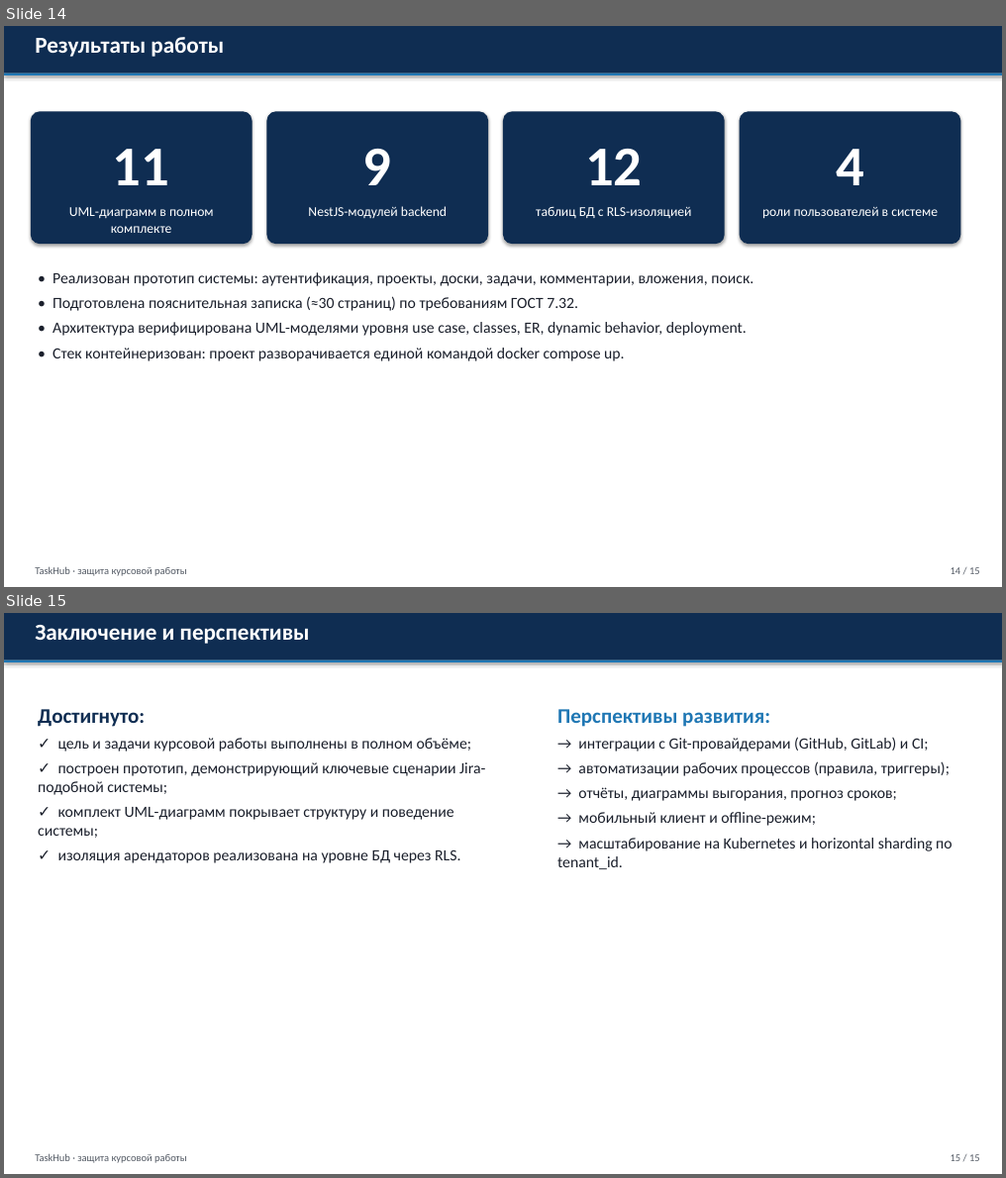
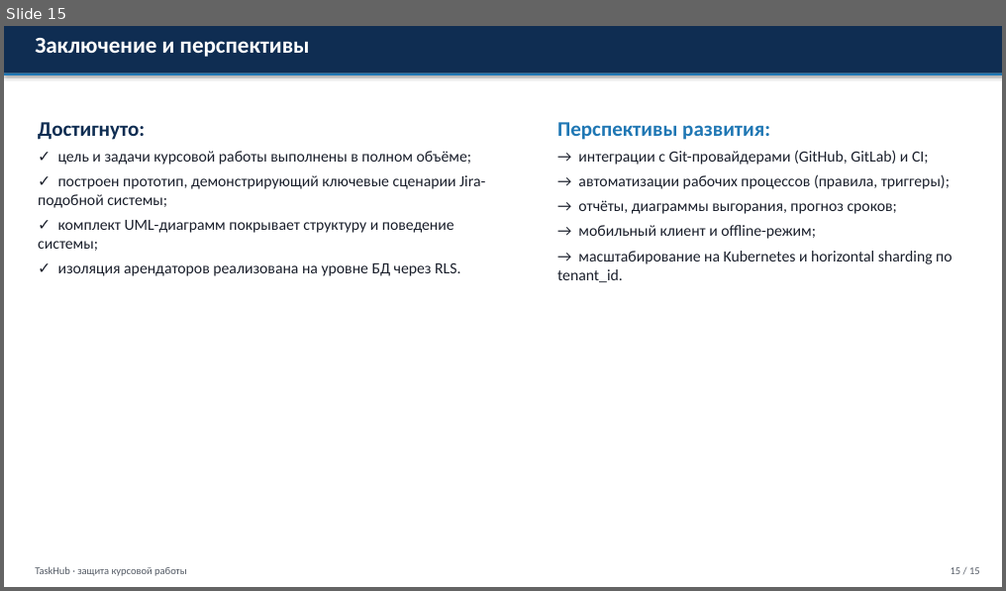
Before and after one commit to adenivi321-bot/jira1, a slide deck: docs/coursework/Презентация_TaskHub.pptx. Shown one above the other, each under a label of ours: slides 14 and 15 before the commit, slide 15 after it. The pictures are 1006x1178 and 1006x591 pixels, drawn with LibreOffice and Linux fonts; fonts in the diff are those of the drawing. Boxes give left, top, right and bottom in pixels: in the first picture for what was removed or moved away, otherwise in the second. Text is boxed around its words. In the diff, an @@ line names an element or a change of style, - is before the commit and + after.

```diff
--- a/docs/coursework/Презентация_TaskHub.pptx
+++ b/docs/coursework/Презентация_TaskHub.pptx
@@ slide 14 removed at (4,26,1002,587), background #FFFFFF @@
@@ rectangle removed at (4,26,1002,74) @@
@@ text removed at (35,37,224,57) @@
-Результаты работы
@@ rectangle removed at (4,74,1002,76) @@
@@ rounded rectangle removed at (30,111,252,244) @@
@@ rounded rectangle removed at (266,111,488,244) @@
@@ rounded rectangle removed at (503,111,725,244) @@
@@ rounded rectangle removed at (740,111,960,244) @@
@@ text removed at (113,149,169,185) @@
-11
@@ text removed at (363,149,392,185) @@
-9
@@ text removed at (585,149,642,185) @@
-12
@@ text removed at (836,149,864,185) @@
-4
@@ text removed at (69,207,214,233) @@
-UML-диаграмм в полном комплекте
@@ text removed at (308,206,447,218) @@
-NestJS-модулей backend
@@ text removed at (536,206,692,218) @@
-таблиц БД с RLS-изоляцией
@@ text removed at (762,206,938,219) @@
-роли пользователей в системе
@@ text removed at (53,273,753,362) @@
-• Реализован прототип системы: аутентификация, проекты, доски, задачи, комментарии, вложения, поиск.
-• Подготовлена пояснительная записка (≈30 страниц) по требованиям ГОСТ 7.32.
-• Архитектура верифицирована UML-моделями уровня use case, classes, ER, dynamic behavior, deployment.
-• Стек контейнеризован: проект разворачивается единой командой docker compose up.
@@ text removed at (35,567,187,576) @@
-TaskHub · защита курсовой работы
@@ text removed at (950,568,980,574) @@
-14 / 15
```
Also in this commit, not shown: 5 slides changed, 6 slides added, 5 other slides removed, 1 other file.
